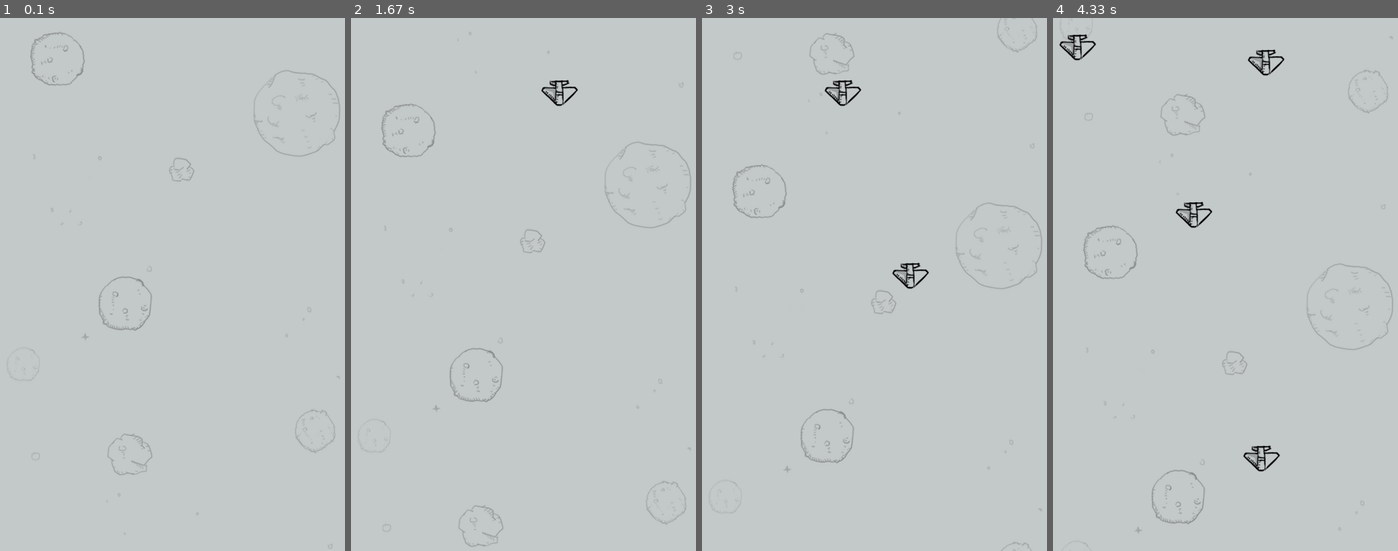
Above: before the commit, frames 1-4 (left to right).
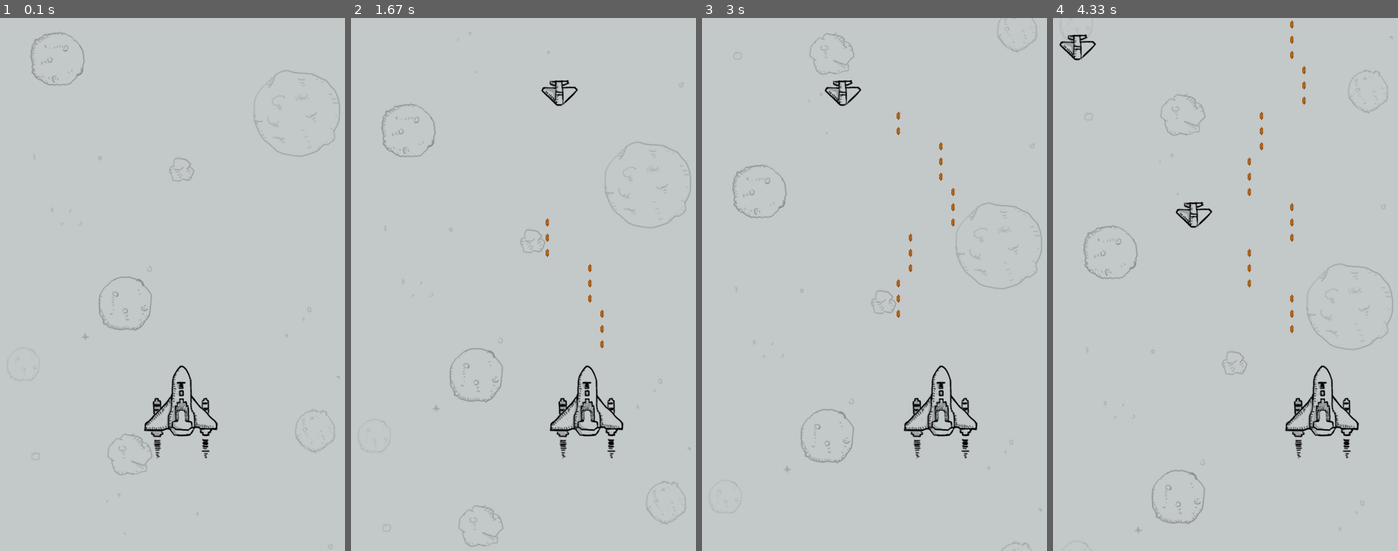
Above: after the commit, the same moments.

Repository: naichuan-zhang/Flight-Pygame
Game: pygame game, started from plane_main.py
Same seed, same stepped clock (60 frames per second), same inputs: the game is played once before the commit and once after it.
Inputs:
- Up to frame 1 (0.1 s): no input
- Up to frame 2 (1.67 s): hold Right 0.33-0.8 s; hold Right 0.83-1.3 s; hold Left from 1.33 s (still down)
- Up to frame 3 (3 s): release Left at 1.87 s; hold Left 1.9-2.3 s; hold Right 2.33-2.97 s
- Up to frame 4 (4.33 s): hold Left 3-3.47 s; hold Right 3.5-3.97 s; hold Right from 4 s (still down)

The runs differ from the first frame. In frame 1, 1.0% of the frame differs, in the area x 41-64%, y 65-83%; in frame 2, 1.1%; in frame 3, 1.4%; in frame 4, 1.7%, in the area x 55-89%, y 0-86%.

Commit message:
game over

Diff:
--- a/plane_main.py
+++ b/plane_main.py
@@ -11,6 +11,7 @@
         self.__create_sprites()
 
         pygame.time.set_timer(CREATE_ENEMY_EVENT, 1000)
+        pygame.time.set_timer(HERO_FIRE_EVENT, 500)
 
     def start_game(self):
         while True:
@@ -24,8 +25,9 @@
         bg1 = Background(is_alt=False)
         bg2 = Background(is_alt=True)
         self.back_group = pygame.sprite.Group(bg1, bg2)
-
         self.enemy_group = pygame.sprite.Group()
+        self.hero = Hero()
+        self.hero_group = pygame.sprite.Group(self.hero)
 
     def __event_handler(self):
         for event in pygame.event.get():
@@ -34,15 +36,33 @@
             elif event.type == CREATE_ENEMY_EVENT:
                 enemy = Enemy()
                 self.enemy_group.add(enemy)
+            elif event.type == HERO_FIRE_EVENT:
+                self.hero.fire()
+
+        key_pressed = pygame.key.get_pressed()
+        if key_pressed[pygame.K_RIGHT]:
+            self.hero.speed = 2
+        elif key_pressed[pygame.K_LEFT]:
+            self.hero.speed = -2
+        else:
+            self.hero.speed = 0
 
     def __check_collide(self):
-        pass
+        pygame.sprite.groupcollide(self.hero.bullet_group, self.enemy_group, True, True)
+        enemies = pygame.sprite.spritecollide(self.hero, self.enemy_group, True)
+        if len(enemies) > 0:
+            self.hero.kill()
+            PlaneGame.__game_over()
 
     def __update_sprites(self):
         self.back_group.update()
         self.back_group.draw(self.screen)
         self.enemy_group.update()
         self.enemy_group.draw(self.screen)
+        self.hero_group.update()
+        self.hero_group.draw(self.screen)
+        self.hero.bullet_group.update()
+        self.hero.bullet_group.draw(self.screen)
 
     @staticmethod
     def __game_over():
--- a/plane_sprites.py
+++ b/plane_sprites.py
@@ -6,6 +6,7 @@
 SCREEN_RECT = pygame.Rect(0, 0, 480, 700)
 FRAME_PER_SEC = 60
 CREATE_ENEMY_EVENT = pygame.USEREVENT       # 敌机出现定时器常量
+HERO_FIRE_EVENT = pygame.USEREVENT + 1
 
 
 # 敌机创建
@@ -49,3 +50,38 @@
 
     def __del__(self):
         print("Enemy has been killed %s" % self.rect)
+
+
+class Hero(GameSprite):
+    def __init__(self):
+        super(Hero, self).__init__("me1.png", 0)
+        self.rect.centerx = SCREEN_RECT.centerx
+        self.rect.bottom = SCREEN_RECT.bottom - 120
+        self.bullet_group = pygame.sprite.Group()
+
+    def update(self, *args):
+        self.rect.x += self.speed
+        if self.rect.left < 0:
+            self.rect.left = 0
+        elif self.rect.right > SCREEN_RECT.right:
+            self.rect.right = SCREEN_RECT.right
+
+    def fire(self):
+        for i in (0, 1, 2):
+            bullet = Bullet()
+            bullet.rect.bottom = self.rect.y - i * 20
+            bullet.rect.centerx = self.rect.centerx
+            self.bullet_group.add(bullet)
+
+
+class Bullet(GameSprite):
+    def __init__(self):
+        super(Bullet, self).__init__("bullet1.png", -2)
+
+    def update(self, *args):
+        super(Bullet, self).update()
+        if self.rect.bottom < 0:
+            self.kill()
+
+    def __del__(self):
+        print("Bullet has been destroyed %s" % self.rect)
